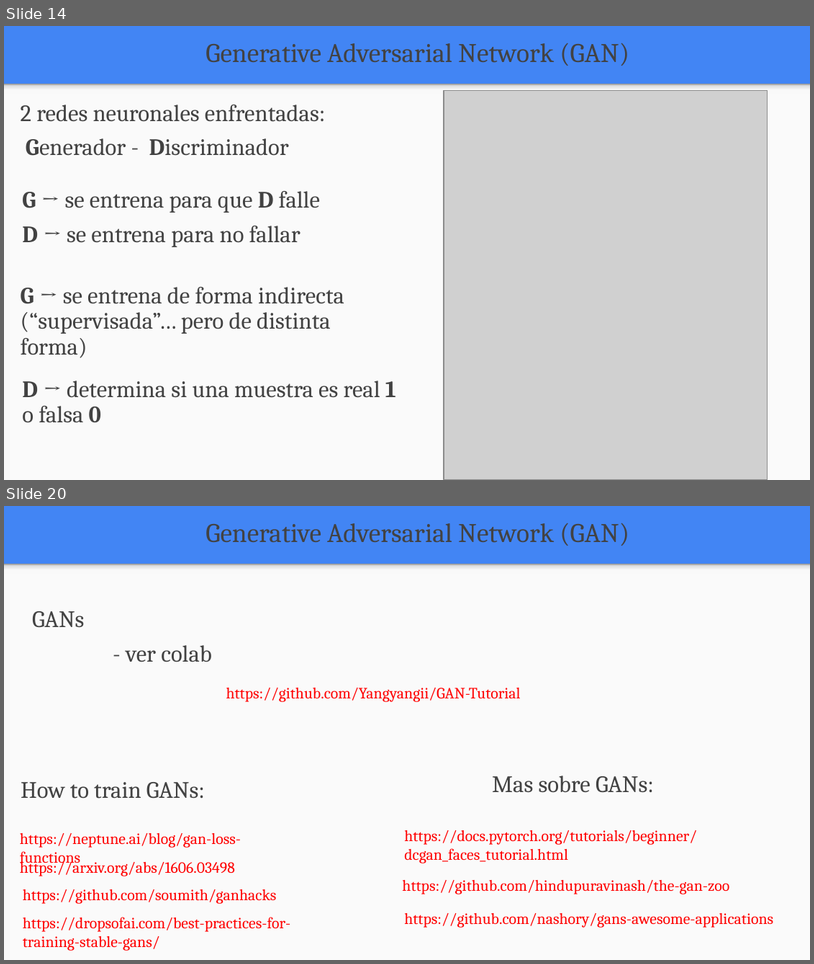
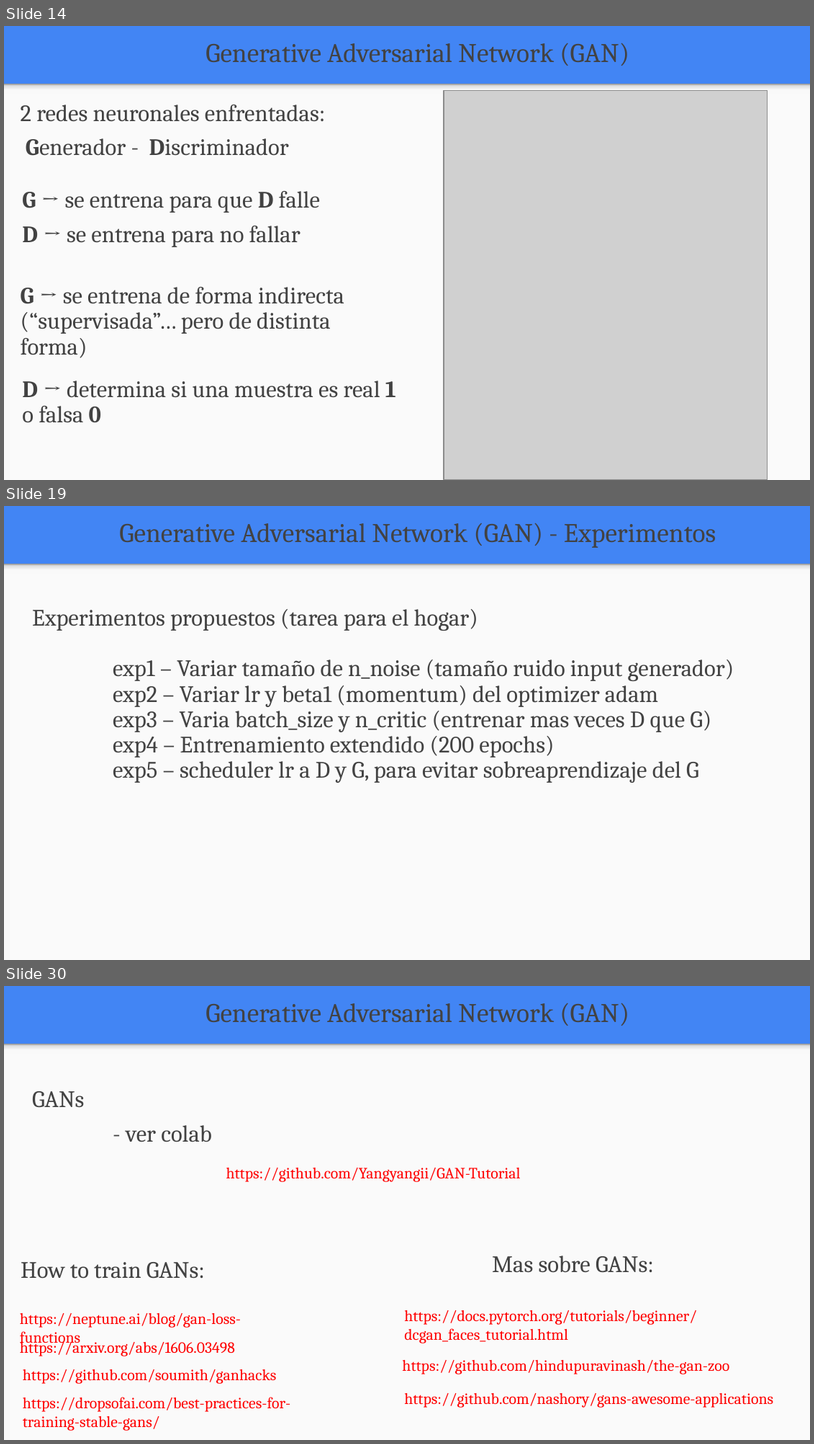
Before and after one commit to FIUBA-Posgrado-Inteligencia-Artificial/aprendizaje_profundo, a slide deck: clase_8/teoria/clase_8.pptx. Shown one above the other, each under a label of ours: slides 14 and 20 before the commit, slides 14, 19 and 30 after it; the slides between them are not shown. The pictures are 814x964 and 814x1444 pixels, drawn with LibreOffice and Linux fonts; fonts in the diff are those of the drawing; grey boxes stand for pictures. Boxes give left, top, right and bottom in pixels: in the first picture for what was removed or moved away, otherwise in the second. Text is boxed around its words. In the diff, an @@ line names an element or a change of style, - is before the commit and + after.

```diff
--- a/clase_8/teoria/clase_8.pptx
+++ b/clase_8/teoria/clase_8.pptx
@@ slide 19 added at bbox=[4, 506, 810, 960], background #4285F4; not listed: 2 template elements that a slide beside it also shows @@
@@ text added at bbox=[119, 523, 716, 548], 24 pt, text #424242 @@
+Generative Adversarial Network (GAN) - Experimentos
@@ text added at bbox=[32, 609, 734, 782], 21 pt, text #424242 @@
+Experimentos propuestos (tarea para el hogar)
+exp1 – Variar tamaño de n_noise (tamaño ruido input generador)
+exp2 – Variar lr y beta1 (momentum) del optimizer adam
+exp3 – Varia batch_size y n_critic (entrenar mas veces D que G)
+exp4 – Entrenamiento extendido (200 epochs)
+exp5 – scheduler lr a D y G, para evitar sobreaprendizaje del G
@@ what was slide 20 is now slide 30 @@
```
Also in this commit, not shown: 8 slides changed, 9 other slides added, 3 other files.
